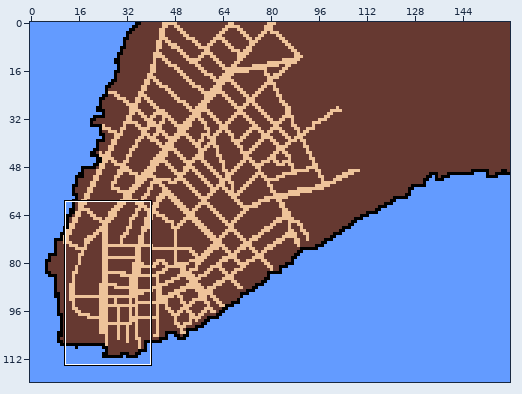
Two versions of one pixel-art file, manhattan.aseprite. The picture above shows the old version from afar; the outline marks the close-up.
Close-up. Earlier state:
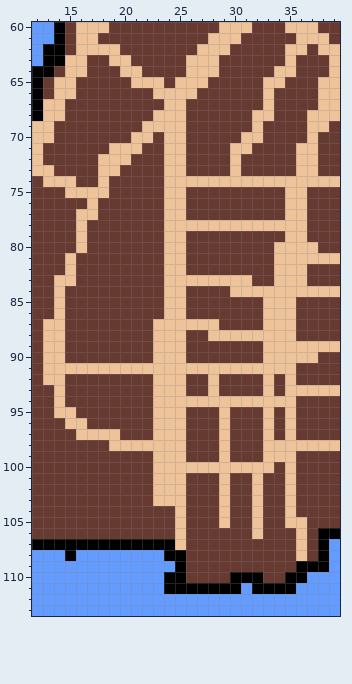
160x120 pixels, 1 frame. Shown: x 12..39, y 60..113.
Now the later version:
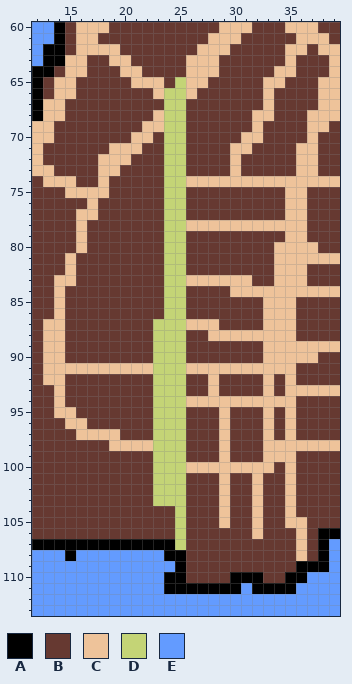
Palette (. is transparent): A #000000  B #663931  C #eec39a  D #c4d476  E #639bff
The author wrote: Add Whitehall street as a highlight layer.
The exact change:
layer "Highlights/Whitehall" added
--- layer "Highlights/Whitehall"
@@ x 21..27 @@
  64 CBBBBCC
- 65 CCCBCCC
- 66 BBCCCCB
- 67 BBBCCBB
- 68 BBCCCBB
- 69 BCCCCBB
- 70 CCBCCBB
- 71 CBBCCBB
- 72 BBBCCBB
- 73 BBBCCBB
- 74 BBBCCCC
- 75 BBBCCBB
- 76 BBBCCBB
- 77 BBBCCBB
- 78 BBBCCCC
- 79 BBBCCBB
- 80 BBBCCBB
- 81 BBBCCBB
- 82 BBBCCBB
- 83 BBBCCCC
- 84 BBBCCBB
- 85 BBBCCBB
- 86 BBBCCBB
- 87 BBCCCCC
- 88 BBCCCBB
- 89 BBCCCBB
- 90 BBCCCBB
- 91 CCCCCCC
- 92 BBCCCBB
- 93 BBCCCBB
- 94 BBCCCCC
- 95 BBCCCBB
- 96 BBCCCBB
- 97 BBCCCBB
- 98 CCCCCBB
- 99 BBCCCBB
-100 BBCCCCC
-101 BBCCCBB
-102 BBCCCBB
-103 BBCCCBB
-104 BBBBCBB
-105 BBBBCBB
-106 BBBBCBB
-107 AAAACBB
+ 65 CCCBDCC
+ 66 BBCDDCB
+ 67 BBBDDBB
+ 68 BBCDDBB
+ 69 BCCDDBB
+ 70 CCBDDBB
+ 71 CBBDDBB
+ 72 BBBDDBB
+ 73 BBBDDBB
+ 74 BBBDDCC
+ 75 BBBDDBB
+ 76 BBBDDBB
+ 77 BBBDDBB
+ 78 BBBDDCC
+ 79 BBBDDBB
+ 80 BBBDDBB
+ 81 BBBDDBB
+ 82 BBBDDBB
+ 83 BBBDDCC
+ 84 BBBDDBB
+ 85 BBBDDBB
+ 86 BBBDDBB
+ 87 BBDDDCC
+ 88 BBDDDBB
+ 89 BBDDDBB
+ 90 BBDDDBB
+ 91 CCDDDCC
+ 92 BBDDDBB
+ 93 BBDDDBB
+ 94 BBDDDCC
+ 95 BBDDDBB
+ 96 BBDDDBB
+ 97 BBDDDBB
+ 98 CCDDDBB
+ 99 BBDDDBB
+100 BBDDDCC
+101 BBDDDBB
+102 BBDDDBB
+103 BBDDDBB
+104 BBBBDBB
+105 BBBBDBB
+106 BBBBDBB
+107 AAAADBB
 108 EEEAABB
Pixel boxes of the changes (left, top, right, bottom) in both close-ups:
changed: (153, 77, 186, 550)
